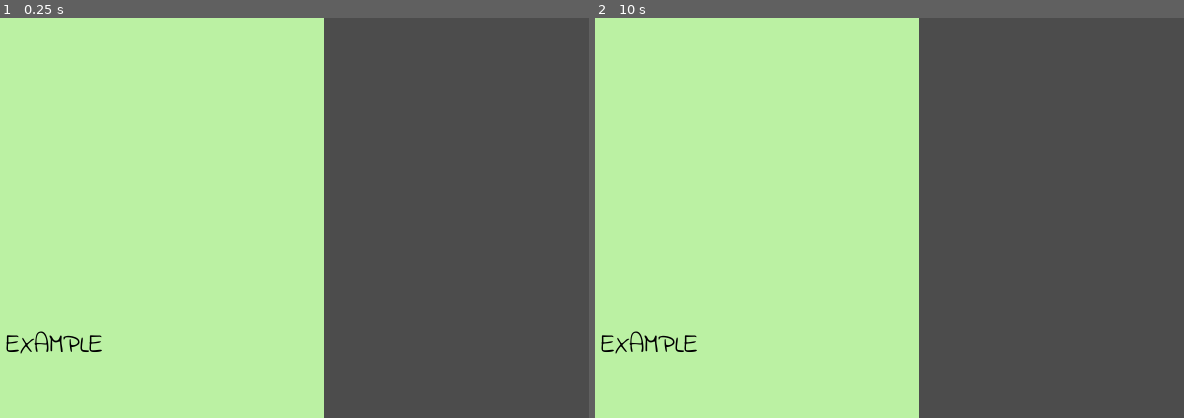
Above: before the commit, frames 1-2 (left to right).
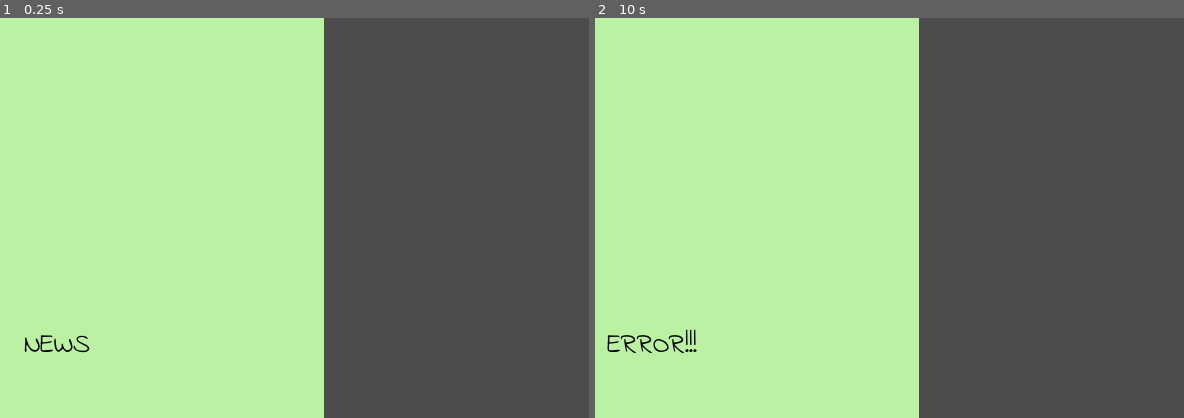
Above: after the commit, the same moments.

Repository: gustavo-leon-lenio/gmtk-2022-ware
Game: Godot game, scene res://src/game/minigames/type-translation/type-translation.tscn
The game is run twice, just before and just after one commit, with the same random seed, the same clock (stepped at 60 frames per second) and the same inputs. This scene is started directly instead of the project's main scene.
Inputs:
- Up to frame 1 (0.25 s): no input
- Up to frame 2 (10 s): tap Enter at 0.5, 2, 3.5 s; tap Space at 1.25, 2.75, 4.25 s

The runs differ from the first frame. In frame 1, 0.4% of the frame differs, in the area x 1-18%, y 78-84%; in frame 2, 0.4%, in the area x 1-18%, y 77-84%.

Commit message:
word typing version 1

Diff:
--- a/project.godot
+++ b/project.godot
@@ -26,6 +26,13 @@
 window/stretch/mode="2d"
 window/stretch/aspect="keep"
 
+[importer_defaults]
+
+ogg_vorbis={
+"loop": false,
+"loop_offset": 0
+}
+
 [physics]
 
 common/enable_pause_aware_picking=true
--- a/src/game/minigames/type-translation/type-translation.gd
+++ b/src/game/minigames/type-translation/type-translation.gd
@@ -1,5 +1,143 @@
 extends Control
 
+enum State { Playing, Success, Error }
 
-func _ready():
-    pass
+onready var status = State.Playing
+onready var typing_text = $TypingText
+onready var sound = $Sound
+
+export(String, "easy", "medium", "hard", "insane") var difficulty := "easy"
+
+export var time := 10.0
+export var wordcount = 1
+
+var _start_time
+var _current_word
+var _word_list
+
+var wrong_sound = preload("res://assets/sfx/wrong.ogg")
+var correct_sound = preload("res://assets/sfx/correct.ogg")
+
+
+
+# Called when the node enters the scene tree for the first time.
+func _ready() -> void:
+    randomize()
+    _word_list = get_word_list(difficulty)
+    reset_game()
+#    _current_word = get_random_word(_word_list).to_upper()
+
+
+# Function to get the words from a file in an array
+func get_word_list(file_name: String) -> Array:
+    var file = File.new()
+    var file_path = "res://assets/words/{0}.txt".format([file_name])
+#    print(file_path)
+    file.open(file_path, File.READ)
+    var lines = []
+    while file.get_position() < file.get_len():
+#        print(file.get_line())
+        lines.append(file.get_line())
+    file.close()
+    return lines
+
+
+# Function to get and random word from a word_list
+func get_random_word(word_list: Array) -> String:
+    return word_list[randi() % word_list.size()]
+
+
+func reset_game():
+    # Asignamos una palabra al azar dependiendo de la dificultad
+
+    _current_word = get_random_word(_word_list).to_upper()
+    # Dependiendo de la dificultad se coloca un time determinado
+    match difficulty:
+        "easy":
+            time = 10
+        "medium":
+            time = 5
+        "hard":
+            time = 3.5
+        "insane":
+            time = 3
+
+    _start_time = time
+
+    # Establecemos la palabra secleccionada en el texto del label a transcribir
+    typing_text.text = _current_word
+
+    status = State.Playing
+
+
+func success():
+    play_sound(correct_sound)
+    status = State.Success  # Cambiamos el estado del desafio
+    yield(get_tree().create_timer(0.5), "timeout")
+    queue_free()
+
+
+func fail():
+    play_sound(wrong_sound)
+    status = State.Error  # Cambiamos al estado error
+    typing_text.text = "Error!!!"  # Cambiamos el label a ERROR
+    yield(get_tree().create_timer(0.5), "timeout")
+    reset_game()
+
+
+func play_sound(sound_stream):
+    sound.stream = sound_stream
+    sound.play(0)
+
+
+func _process(delta):
+    if status == State.Playing:
+        time -= delta
+
+        if time <= 0.0:
+            # Ahora si se acaba el tiempo estipulado para el desafio
+            fail()
+            yield(get_tree().create_timer(1.0), "timeout")
+            queue_free()
+
+            # Aquí está el desafio fallido
+
+
+func _input(event):
+    if event is InputEventKey and !event.echo and event.pressed and status == State.Playing:
+        # Si el evento es una Entrada de Teclad y si acaba de presionar y si olo justo presiona y el estado del desafio es Infecting
+
+        if event.scancode >= 65 and event.scancode <= 90:
+            # Aquí es si el codigo ASCII de las letras de la A-Z
+
+            var pressed_char = OS.get_scancode_string(event.scancode)
+            # Transformamos el codigo ASCII al caracter correspondiente
+
+            if _current_word.begins_with(pressed_char):
+                # Si la primera letra de la palabra es la tecla que presionamos
+                _current_word.erase(0, 1)  # Borramos la primera letra
+                typing_text.text = _current_word  # y cambiamos el label
+                match difficulty:
+                    "hard":
+                        time += 0.1
+                    "insane":
+                        time += 0.05
+
+                # la idea principal es que cada vez que el hacker introduzca bien una letra
+                # esta desaparezca del label, quedando las letras siguientes a la palabra
+
+                if not _current_word.length():
+                    wordcount -= 1
+                    if wordcount == 0:
+                        # ya para cuando introduzca todas las letras correctas y el string esté vacio
+                        success()
+                    else:
+                        reset_game()
+
+            else:
+                # Si la primera letra de la palabra NO es la tecla que presionamos
+                fail()
+                #yield(get_tree().create_timer(1.0), "timeout") # Esperamos un segundo
+                #queue_free() # Liberamos la instancia
+
+                # Aquí está el desafio fallido
--- a/src/game/minigames/type-translation/type-translation.tscn
+++ b/src/game/minigames/type-translation/type-translation.tscn
@@ -18,7 +18,7 @@
 anchor_bottom = 1.0
 color = Color( 0.737255, 0.94902, 0.643137, 1 )
 
-[node name="Label" type="Label" parent="."]
+[node name="TypingText" type="Label" parent="."]
 anchor_left = 0.5
 anchor_top = 1.0
 anchor_right = 0.5
@@ -27,6 +27,13 @@
 margin_top = -149.0
 margin_right = 82.0
 margin_bottom = -84.0
+grow_horizontal = 2
+size_flags_horizontal = 3
 custom_colors/font_color = Color( 0, 0, 0, 1 )
 custom_fonts/font = SubResource( 1 )
 text = "EXAMPLE"
+align = 1
+clip_text = true
+uppercase = true
+
+[node name="Sound" type="AudioStreamPlayer" parent="."]
Not shown, added: assets/sfx/correct.ogg.import
Not shown, added: assets/sfx/wrong.ogg.import
Not shown, added: assets/sfx/correct.ogg
Not shown, added: assets/sfx/wrong.ogg
